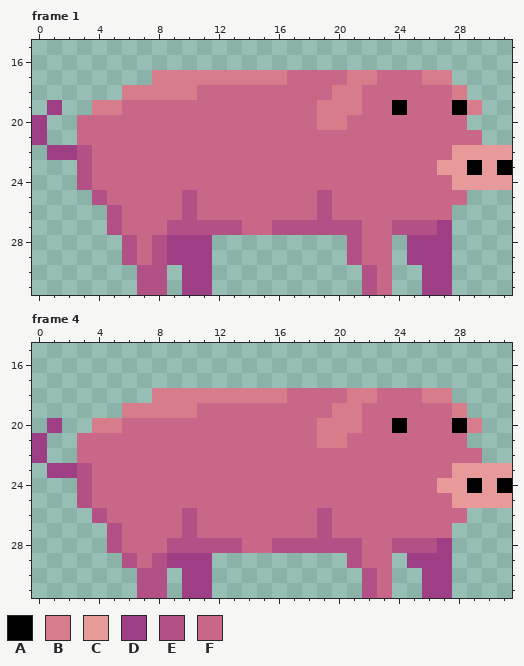
Pixel-art file -- Assets/Art/Characters/Enemy/Pig/Idle/Ase_Pig_Idle_Right.aseprite. Above, as it was before the edit.
32x32 pixels, 8 frames. Shown: frame 1: x 0..31, y 15..31; frame 4: x 0..31, y 15..31. The commit also changed other frames, which this record leaves out.
Visible layers, top first: "Head", "Body", "Front", "Back".
Palette (. is transparent): A #000000  B #d67c8a  C #e89999  D #9e3f85  E #b35086  F #c86787
Pixels before, frame 1, first column x 0:
17 ........BBBBBBBBBFFFFBBFFFBB....
18 ......BBBBBFFFFFFFFFBBFFFFFFB...
19 .D..BBFFFFFFFFFFFFFBBBFFAFFFAB..
20 D..FFFFFFFFFFFFFFFFBBFFFFFFFF...
21 D..FFFFFFFFFFFFFFFFFFFFFFFFFFF..
22 .DDEFFFFFFFFFFFFFFFFFFFFFFFFCCCC
23 ...EFFFFFFFFFFFFFFFFFFFFFFFCCACA
24 ...EFFFFFFFFFFFFFFFFFFFFFFFFCCCC
25 ....EFFFFFEFFFFFFFFEFFFFFFFFF...
26 .....EFFFFEFFFFFFFFEFFFFFFFF....
27 .....EFFFEEEEEFFEEEEEEFFEEED....
28 ......EFEDDD.........EFF.DDD....
29 ......EFEDDD.........EFF.DDD....
30 .......EE.DD..........EF..DD....
31 .......EE.DD..........EF..DD....
Pixels before, frame 4, first column x 0:
18 ........BBBBBBBBBFFFFBBFFFBB....
19 ......BBBBBFFFFFFFFFBBFFFFFFB...
20 .D..BBFFFFFFFFFFFFFBBBFFAFFFAB..
21 D..FFFFFFFFFFFFFFFFBBFFFFFFFF...
22 D..FFFFFFFFFFFFFFFFFFFFFFFFFFF..
23 .DDEFFFFFFFFFFFFFFFFFFFFFFFFCCCC
24 ...EFFFFFFFFFFFFFFFFFFFFFFFCCACA
25 ...EFFFFFFFFFFFFFFFFFFFFFFFFCCCC
26 ....EFFFFFEFFFFFFFFEFFFFFFFFF...
27 .....EFFFFEFFFFFFFFEFFFFFFFF....
28 .....EFFFEEEEEFFEEEEEEFFEEED....
29 ......EFEDDD.........EFF.DDD....
30 .......EE.DD..........EF..DD....
31 .......EE.DD..........EF..DD....
Now the later version:
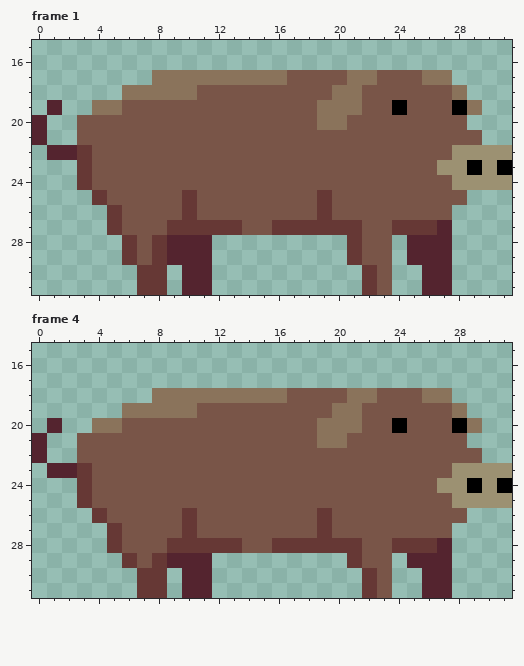
Commit message: Pig MudKick Added
Diff:
{"colour":"B","old":"#d67c8a","new":"#8a735b"}
{"colour":"C","old":"#e89999","new":"#9c9172"}
{"colour":"D","old":"#9e3f85","new":"#54242f"}
{"colour":"E","old":"#b35086","new":"#663835"}
{"colour":"F","old":"#c86787","new":"#795548"}
{"label":"changed","picture_box":[32,70,512,295]}
{"label":"changed","picture_box":[32,388,512,598]}
